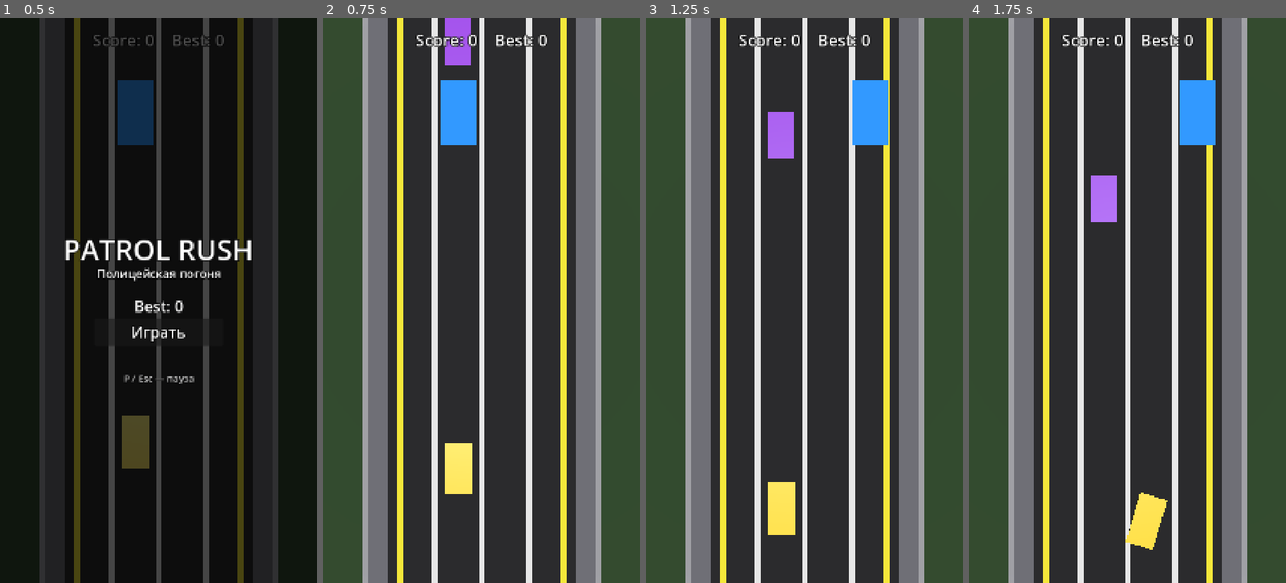
Above: before the commit, frames 1-4 (left to right).
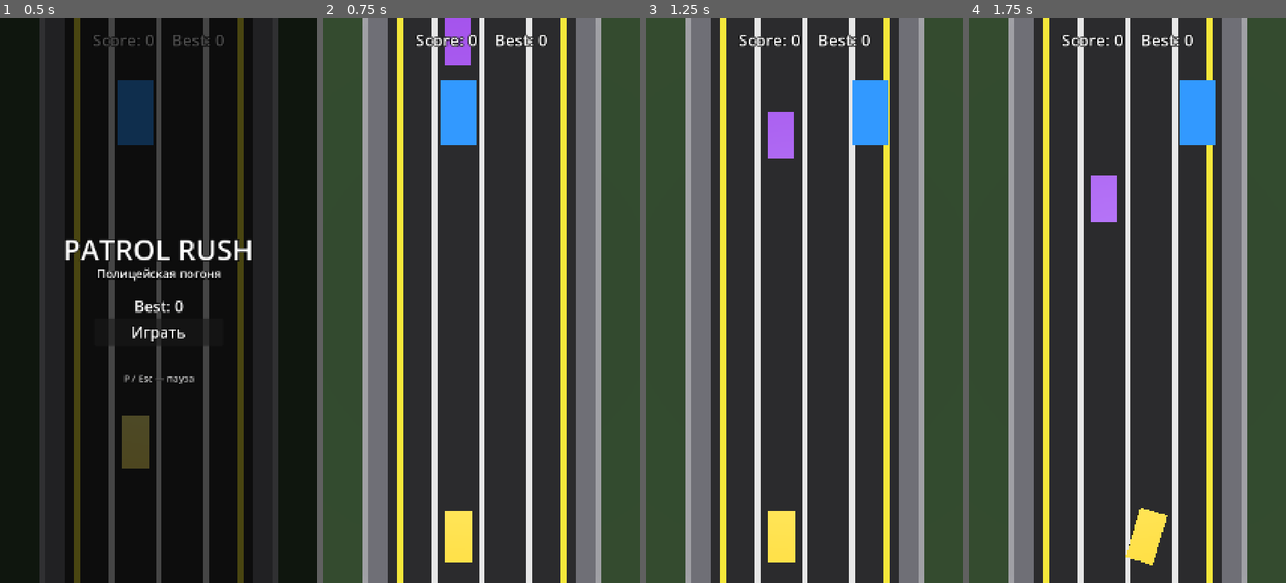
Above: after the commit, the same moments.

Repository: mibazarow/car-game
Game: Godot game, scene res://scenes/Main.tscn
Same seed, same stepped clock (60 frames per second), same inputs: the game is played once before the commit and once after it.
Inputs:
- Up to frame 1 (0.5 s): no input
- Up to frame 2 (0.75 s): click "Играть" at 0.5 s
- Up to frame 3 (1.25 s): no input
- Up to frame 4 (1.75 s): tap Enter (ui_accept) at 1.25, 1.52 s; hold Right (move_right) from 1.28 s (still down); tap P at 1.35 s

Frame 1 is identical in both runs. In frame 2, 1.6% of the frame differs, in the area x 38-48%, y 75-97%; in frame 3, 0.9%; in frame 4, 0.6%.

Commit message:
Nitro: spawn every 100 cars; boost is visual-only (no phasing through traffic)

Diff:
--- a/autoload/GameState.gd
+++ b/autoload/GameState.gd
@@ -48,7 +48,7 @@
 ## Upper bound for the scroll speed.
 const SPEED_MAX := 20.0
 ## Spawn a nitro pickup after this many overtaken traffic cars.
-const NITRO_EVERY := 15
+const NITRO_EVERY := 100
 ## How long (seconds) nitro stays active once collected.
 const NITRO_DURATION := 2.0
 
--- a/scripts/player/player_car.gd
+++ b/scripts/player/player_car.gd
@@ -51,20 +51,18 @@
 	if GameState.state != "playing":
 		return
 	if area is TrafficCar:
-		if GameState.nitro_time > 0.0:
-			return  # invincible during the nitro boost (surges past traffic)
 		GameState.game_over()
 	# Nitro pickup is collected in _physics_process by checking lane alignment.
 
 func _physics_process(delta: float) -> void:
 	if GameState.state != "playing":
 		return
-	# During nitro the car surges forward (up) by NITRO_FORWARD; otherwise it
-	# returns to PLAYER_Z. Eases smoothly both ways.
-	var target_z: float = PLAYER_Z
-	if GameState.nitro_time > 0.0:
-		target_z = PLAYER_Z - NITRO_FORWARD
-	global_position.z = lerp(global_position.z, target_z, 1.0 - exp(-NITRO_LERP * delta))
+	# Collision root stays pinned at the player's row; only the visual Body
+	# surges forward during nitro. So the boost reads clearly but the car never
+	# phases through traffic (and doesn't crash from the surge).
+	global_position.z = PLAYER_Z
+	var body_target: float = -NITRO_FORWARD if GameState.nitro_time > 0.0 else 0.0
+	_body.position.z = lerp(_body.position.z, body_target, 1.0 - exp(-NITRO_LERP * delta))
 
 	var old_x: float = global_position.x
 	var target_x: float = LANE_X[target_lane]
Not shown, changed: process.md
